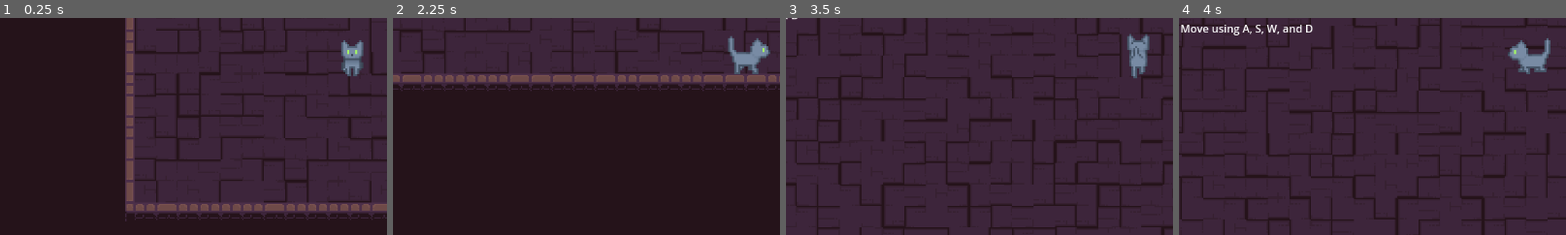
Above: before the commit, frames 1-4 (left to right).
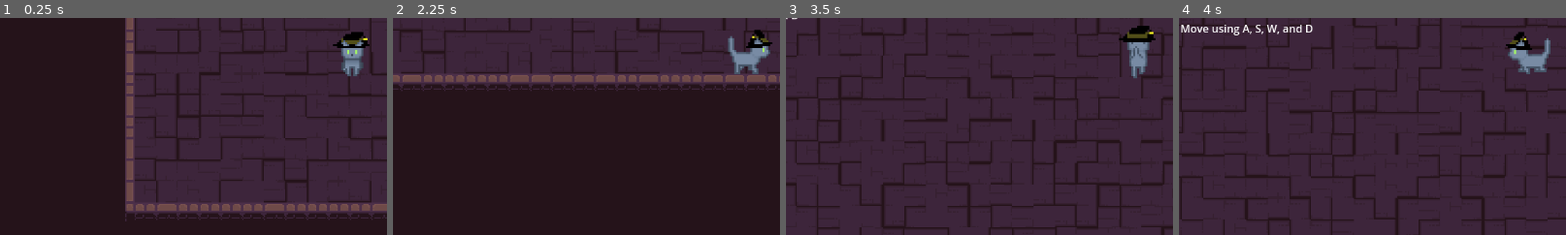
Above: after the commit, the same moments.

Repository: pablocoop/CC5408-Proyecto
Game: Godot game, scene res://scenes/main.tscn
The game is run twice, just before and just after one commit, with the same random seed, the same clock (stepped at 60 frames per second) and the same inputs.
Inputs (mouse positions are % of the whole screen's width and height, from its top left):
- Up to frame 1 (0.25 s): no input
- Up to frame 2 (2.25 s): tap Enter at 0.5 s; move the mouse to (72, 45) at 0.52 s; hold D (move_right) 0.53-1.28 s; tap Space (attack) at 0.6, 2.1 s; move the mouse to (30, 55) at 1.27 s; hold S (move_down) 1.28-2.03 s; right-click (30, 55) at 1.35 s; move the mouse to (60, 28) at 2.02 s; hold D (move_right) from 2.03 s (still down)
- Up to frame 3 (3.5 s): move the mouse to (45, 70) at 2.77 s; release D (move_right) at 2.78 s; hold W (move_up) from 2.78 s (still down); right-click (45, 70) at 2.85 s
- Up to frame 4 (4 s): move the mouse to (80, 65) at 3.52 s; release W (move_up) at 3.53 s; hold A (move_left) from 3.53 s (still down); tap Space (attack) at 3.6 s
The pictures show only the part of the screen within x 5-54%, y 41-91%; the shares and areas given below are measured in that part.

The runs differ from the first frame. In frame 1, 0.4% of the frame differs, in the area x 85-96%, y 6-14%; in frame 2, 0.3%; in frame 3, 0.5%, in the area x 85-96%, y 3-12%; in frame 4, 0.3%.

Commit message:
feat(player): add magical hat in main

Diff:
--- a/scenes/player.tscn
+++ b/scenes/player.tscn
@@ -1,9 +1,9 @@
 [gd_scene load_steps=70 format=3 uid="uid://b66xtdsj4jkeg"]
 
 [ext_resource type="Script" uid="uid://20gqeq084edk" path="res://scenes/player.gd" id="1_g2els"]
-[ext_resource type="Texture2D" uid="uid://bch6ixobikwmg" path="res://assets/Cats Download/blue_3.png" id="2_qhqgy"]
+[ext_resource type="Texture2D" uid="uid://boodu3po37joe" path="res://assets/Cats Download/blue_3_hat.png" id="2_dqkch"]
 [ext_resource type="Script" uid="uid://bo7j00nia4cku" path="res://components/hurtbox.gd" id="3_qhqgy"]
-[ext_resource type="Script" path="res://components/health_component.gd" id="4_dqkch"]
+[ext_resource type="Script" uid="uid://b4biuqxkvk28o" path="res://components/health_component.gd" id="4_dqkch"]
 
 [sub_resource type="CapsuleShape2D" id="CapsuleShape2D_dqkch"]
 radius = 5.5
@@ -21,7 +21,7 @@
 "times": PackedFloat32Array(0),
 "transitions": PackedFloat32Array(1),
 "update": 1,
-"values": [ExtResource("2_qhqgy")]
+"values": [ExtResource("2_dqkch")]
 }
 tracks/1/type = "value"
 tracks/1/imported = false
@@ -62,7 +62,7 @@
 "times": PackedFloat32Array(0),
 "transitions": PackedFloat32Array(1),
 "update": 1,
-"values": [ExtResource("2_qhqgy")]
+"values": [ExtResource("2_dqkch")]
 }
 tracks/1/type = "value"
 tracks/1/imported = false
@@ -103,7 +103,7 @@
 "times": PackedFloat32Array(0),
 "transitions": PackedFloat32Array(1),
 "update": 1,
-"values": [ExtResource("2_qhqgy")]
+"values": [ExtResource("2_dqkch")]
 }
 tracks/1/type = "value"
 tracks/1/imported = false
@@ -144,7 +144,7 @@
 "times": PackedFloat32Array(0),
 "transitions": PackedFloat32Array(1),
 "update": 1,
-"values": [ExtResource("2_qhqgy")]
+"values": [ExtResource("2_dqkch")]
 }
 tracks/1/type = "value"
 tracks/1/imported = false
@@ -185,7 +185,7 @@
 "times": PackedFloat32Array(0),
 "transitions": PackedFloat32Array(1),
 "update": 1,
-"values": [ExtResource("2_qhqgy")]
+"values": [ExtResource("2_dqkch")]
 }
 tracks/1/type = "value"
 tracks/1/imported = false
@@ -226,7 +226,7 @@
 "times": PackedFloat32Array(0),
 "transitions": PackedFloat32Array(1),
 "update": 1,
-"values": [ExtResource("2_qhqgy")]
+"values": [ExtResource("2_dqkch")]
 }
 tracks/1/type = "value"
 tracks/1/imported = false
@@ -267,7 +267,7 @@
 "times": PackedFloat32Array(0),
 "transitions": PackedFloat32Array(1),
 "update": 1,
-"values": [ExtResource("2_qhqgy")]
+"values": [ExtResource("2_dqkch")]
 }
 tracks/1/type = "value"
 tracks/1/imported = false
@@ -308,7 +308,7 @@
 "times": PackedFloat32Array(0),
 "transitions": PackedFloat32Array(1),
 "update": 1,
-"values": [ExtResource("2_qhqgy")]
+"values": [ExtResource("2_dqkch")]
 }
 tracks/1/type = "value"
 tracks/1/imported = false
@@ -349,7 +349,7 @@
 "times": PackedFloat32Array(0),
 "transitions": PackedFloat32Array(1),
 "update": 1,
-"values": [ExtResource("2_qhqgy")]
+"values": [ExtResource("2_dqkch")]
 }
 tracks/1/type = "value"
 tracks/1/imported = false
@@ -391,7 +391,7 @@
 "times": PackedFloat32Array(0),
 "transitions": PackedFloat32Array(1),
 "update": 1,
-"values": [ExtResource("2_qhqgy")]
+"values": [ExtResource("2_dqkch")]
 }
 tracks/1/type = "value"
 tracks/1/imported = false
@@ -433,7 +433,7 @@
 "times": PackedFloat32Array(0),
 "transitions": PackedFloat32Array(1),
 "update": 1,
-"values": [ExtResource("2_qhqgy")]
+"values": [ExtResource("2_dqkch")]
 }
 tracks/1/type = "value"
 tracks/1/imported = false
@@ -487,7 +487,7 @@
 "times": PackedFloat32Array(0),
 "transitions": PackedFloat32Array(1),
 "update": 1,
-"values": [ExtResource("2_qhqgy")]
+"values": [ExtResource("2_dqkch")]
 }
 tracks/2/type = "value"
 tracks/2/imported = false
@@ -517,7 +517,7 @@
 "times": PackedFloat32Array(0),
 "transitions": PackedFloat32Array(1),
 "update": 1,
-"values": [ExtResource("2_qhqgy")]
+"values": [ExtResource("2_dqkch")]
 }
 tracks/1/type = "value"
 tracks/1/imported = false
@@ -568,7 +568,7 @@
 tracks/1/interp = 1
 tracks/1/loop_wrap = true
 tracks/1/keys = {
-"times": PackedFloat32Array(0.416737),
+"times": PackedFloat32Array(0),
 "transitions": PackedFloat32Array(1),
 "update": 0,
 "values": [Vector2(1.4, 0)]
@@ -580,10 +580,10 @@
 tracks/2/interp = 1
 tracks/2/loop_wrap = true
 tracks/2/keys = {
-"times": PackedFloat32Array(0.416737),
-"transitions": PackedFloat32Array(1),
-"update": 1,
-"values": [ExtResource("2_qhqgy")]
+"times": PackedFloat32Array(0),
+"transitions": PackedFloat32Array(1),
+"update": 1,
+"values": [ExtResource("2_dqkch")]
 }
 
 [sub_resource type="Animation" id="Animation_wqfne"]
@@ -601,7 +601,7 @@
 "times": PackedFloat32Array(0),
 "transitions": PackedFloat32Array(1),
 "update": 1,
-"values": [ExtResource("2_qhqgy")]
+"values": [ExtResource("2_dqkch")]
 }
 tracks/1/type = "value"
 tracks/1/imported = false
@@ -643,7 +643,7 @@
 "times": PackedFloat32Array(0),
 "transitions": PackedFloat32Array(1),
 "update": 1,
-"values": [ExtResource("2_qhqgy")]
+"values": [ExtResource("2_dqkch")]
 }
 tracks/1/type = "value"
 tracks/1/imported = false
@@ -685,7 +685,7 @@
 "times": PackedFloat32Array(0),
 "transitions": PackedFloat32Array(1),
 "update": 1,
-"values": [ExtResource("2_qhqgy")]
+"values": [ExtResource("2_dqkch")]
 }
 tracks/1/type = "value"
 tracks/1/imported = false
@@ -751,7 +751,7 @@
 "times": PackedFloat32Array(0),
 "transitions": PackedFloat32Array(1),
 "update": 1,
-"values": [ExtResource("2_qhqgy")]
+"values": [ExtResource("2_dqkch")]
 }
 
 [sub_resource type="Animation" id="Animation_jej6c"]
@@ -781,7 +781,7 @@
 "times": PackedFloat32Array(0),
 "transitions": PackedFloat32Array(1),
 "update": 1,
-"values": [ExtResource("2_qhqgy")]
+"values": [ExtResource("2_dqkch")]
 }
 
 [sub_resource type="Animation" id="Animation_31cv2"]
@@ -799,7 +799,7 @@
 "times": PackedFloat32Array(0),
 "transitions": PackedFloat32Array(1),
 "update": 1,
-"values": [ExtResource("2_qhqgy")]
+"values": [ExtResource("2_dqkch")]
 }
 tracks/1/type = "value"
 tracks/1/imported = false
@@ -841,7 +841,7 @@
 "times": PackedFloat32Array(0),
 "transitions": PackedFloat32Array(1),
 "update": 1,
-"values": [ExtResource("2_qhqgy")]
+"values": [ExtResource("2_dqkch")]
 }
 tracks/1/type = "value"
 tracks/1/imported = false
@@ -895,7 +895,7 @@
 "times": PackedFloat32Array(0),
 "transitions": PackedFloat32Array(1),
 "update": 1,
-"values": [ExtResource("2_qhqgy")]
+"values": [ExtResource("2_dqkch")]
 }
 tracks/2/type = "value"
 tracks/2/imported = false
@@ -925,7 +925,7 @@
 "times": PackedFloat32Array(0),
 "transitions": PackedFloat32Array(1),
 "update": 1,
-"values": [ExtResource("2_qhqgy")]
+"values": [ExtResource("2_dqkch")]
 }
 tracks/1/type = "value"
 tracks/1/imported = false
@@ -967,7 +967,7 @@
 "times": PackedFloat32Array(0),
 "transitions": PackedFloat32Array(1),
 "update": 1,
-"values": [ExtResource("2_qhqgy")]
+"values": [ExtResource("2_dqkch")]
 }
 tracks/1/type = "value"
 tracks/1/imported = false
@@ -1009,7 +1009,7 @@
 "times": PackedFloat32Array(0),
 "transitions": PackedFloat32Array(1),
 "update": 1,
-"values": [ExtResource("2_qhqgy")]
+"values": [ExtResource("2_dqkch")]
 }
 tracks/1/type = "value"
 tracks/1/imported = false
@@ -1063,7 +1063,7 @@
 "times": PackedFloat32Array(0),
 "transitions": PackedFloat32Array(1),
 "update": 1,
-"values": [ExtResource("2_qhqgy")]
+"values": [ExtResource("2_dqkch")]
 }
 tracks/2/type = "value"
 tracks/2/imported = false
@@ -1093,7 +1093,7 @@
 "times": PackedFloat32Array(0),
 "transitions": PackedFloat32Array(1),
 "update": 1,
-"values": [ExtResource("2_qhqgy")]
+"values": [ExtResource("2_dqkch")]
 }
 tracks/1/type = "value"
 tracks/1/imported = false
@@ -1135,7 +1135,7 @@
 "times": PackedFloat32Array(0),
 "transitions": PackedFloat32Array(1),
 "update": 1,
-"values": [ExtResource("2_qhqgy")]
+"values": [ExtResource("2_dqkch")]
 }
 tracks/1/type = "value"
 tracks/1/imported = false
@@ -1177,7 +1177,7 @@
 "times": PackedFloat32Array(0),
 "transitions": PackedFloat32Array(1),
 "update": 1,
-"values": [ExtResource("2_qhqgy")]
+"values": [ExtResource("2_dqkch")]
 }
 tracks/1/type = "value"
 tracks/1/imported = false
@@ -1403,7 +1403,7 @@
 [node name="Sprite2D" type="Sprite2D" parent="."]
 position = Vector2(1.4, 0)
 scale = Vector2(3, 3)
-texture = ExtResource("2_qhqgy")
+texture = ExtResource("2_dqkch")
 hframes = 32
 vframes = 17
 frame = 32
Binary file added: assets/Cats Download/blue_3_hat.png
Not shown, added: assets/Cats Download/blue_3_hat.png.import
